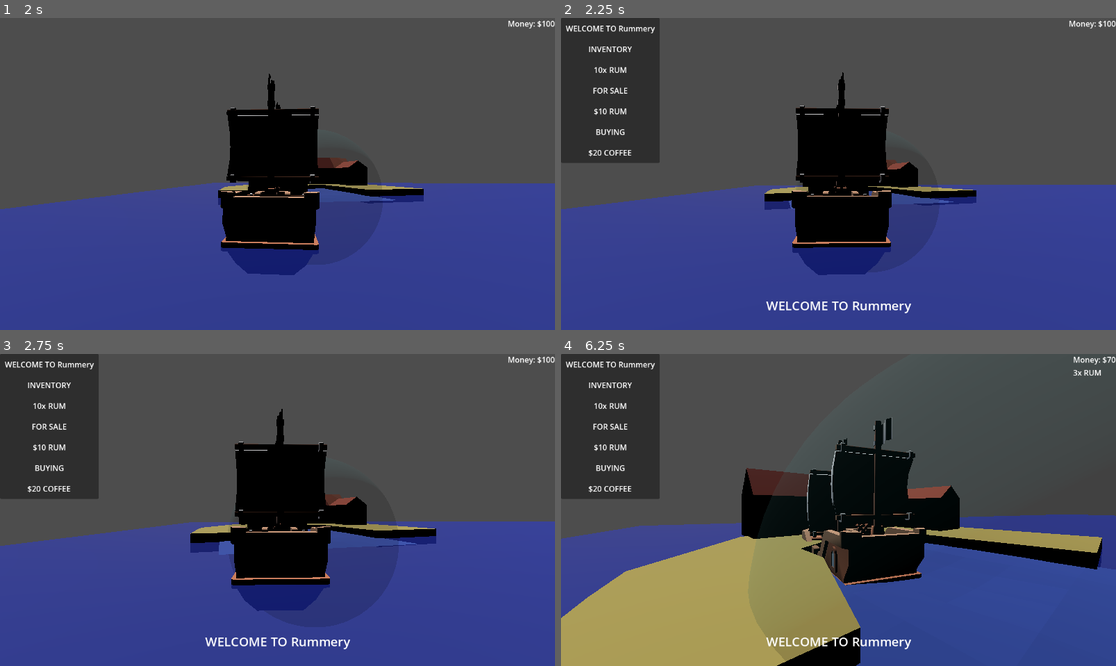
Above: before the commit, frames 1-4 (two rows, left to right).
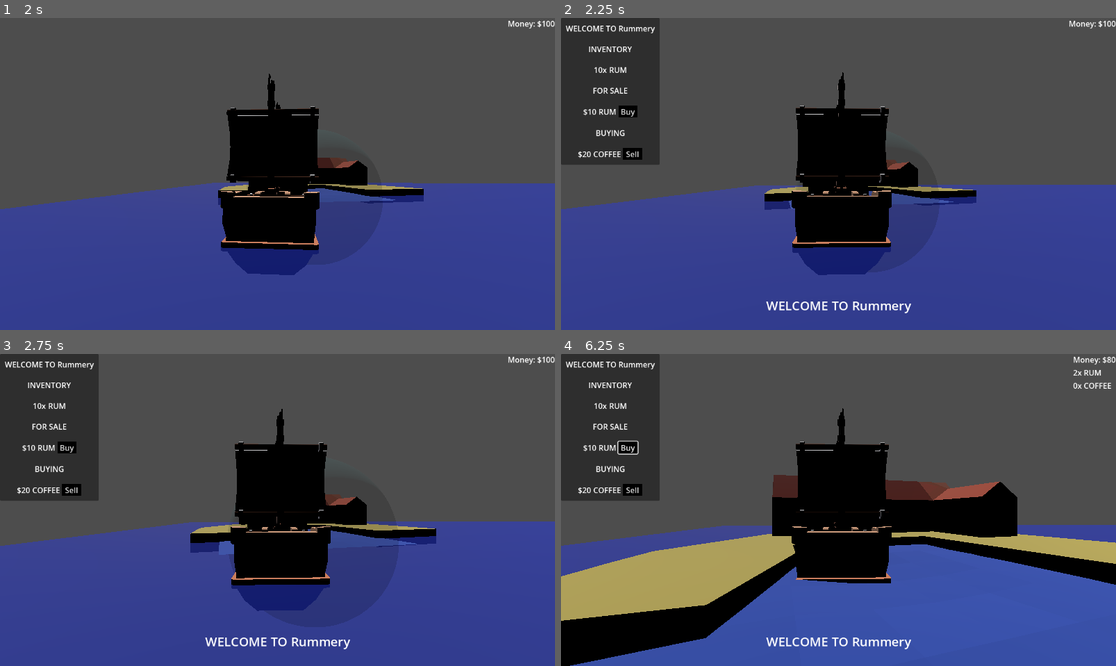
Above: after the commit, the same moments.

Repository: josephshell/UnnamedSailingGame
Game: Godot game, scene res://scenes/Main.tscn
The game is run twice, just before and just after one commit, with the same random seed, the same clock (stepped at 60 frames per second) and the same inputs.
Inputs (mouse positions are in pixels of both pictures, inside the frame that each line leads up to):
- Up to frame 1 (2 s): move the mouse to (305, 174) at 0.52 s; hold E (interact) 0.53-1.28 s; hold W (move_forward) from 0.53 s (still down); tap Space (jump) at 0.77, 1.52 s; move the mouse to (249, 174) at 1.27 s; tap E (interact) at 1.35 s
- Up to frame 2 (2.25 s): keep holding W (move_forward); move the mouse to (849, 167) at 2.02 s; hold E (interact) from 2.03 s (still down)
- Up to frame 3 (2.75 s): keep holding W (move_forward); keep holding E (interact)
- Up to frame 4 (6.25 s): release W (move_forward) at 2.75 s; release E (interact) at 2.75 s; click (627, 447) at 2.75 s, where only the run after the commit has a clickable "Buy"; click (633, 491) at 3.5 s, where only the run after the commit has a clickable "Sell"; move the mouse to (832, 516) at 4.27 s; hold W (move_forward) from 4.28 s (still down); tap E (interact) at 4.35, 5.85 s; tap Space (jump) at 4.52, 5.27, 6.02 s; move the mouse to (877, 513) at 5.02 s; hold E (interact) 5.03-5.78 s; tap Tab (toggle_inventory) at 5.65 s; move the mouse to (794, 506) at 5.77 s

Frame 1 is identical in both runs. In frame 2, 0.6% of the frame differs, in the area x 0-18%, y 28-47%; in frame 3, 0.6%; in frame 4, 31%, in the area x 0-100%, y 0-100%.

Commit message:
Added functional trading system with money, stock, and prices

Diff:
--- a/scenes/Main.tscn
+++ b/scenes/Main.tscn
@@ -35,12 +35,14 @@
 max_speed = 15.0
 metadata/_custom_type_script = "uid://c1xlsw4e8yell"
 
-[node name="CameraController" type="Node" parent="." unique_id=106433622 node_paths=PackedStringArray("character", "camera")]
+[node name="CameraController" type="Node" parent="." unique_id=1466040527 node_paths=PackedStringArray("character", "camera")]
+unique_name_in_owner = true
 script = ExtResource("4_bl3fu")
 character = NodePath("../Boat")
 camera = NodePath("../Camera3D")
 base_follow_distance = 30.0
 camera_aim_height = 10.0
+metadata/_custom_type_script = "uid://qansd3eut74p"
 
 [node name="Camera3D" type="Camera3D" parent="." unique_id=2011833120]
 transform = Transform3D(1, 0, 0, 0, 1, 0, 0, 0, 1, 2.3266363, 5.895201, 5.9076767)
@@ -135,3 +137,5 @@
 [connection signal="interact_pressed" from="InputComponent" to="." method="_on_input_component_interact_pressed"]
 [connection signal="mouse_moved" from="InputComponent" to="CameraController" method="_on_input_component_mouse_moved"]
 [connection signal="movement_pressed" from="InputComponent" to="MovementComponent" method="_on_input_component_movement_pressed"]
+[connection signal="buy_button_pressed" from="ShopUI" to="." method="_on_shop_ui_buy_button_pressed"]
+[connection signal="sell_button_pressed" from="ShopUI" to="." method="_on_shop_ui_sell_button_pressed"]
--- a/scenes/main.gd
+++ b/scenes/main.gd
@@ -11,6 +11,7 @@
 @onready var player_trade_inventory: TradeInventory = %PlayerTradeInventory
 
 @onready var movement_component: MovementComponent = %MovementComponent
+@onready var camera_controller = %CameraController
 @onready var boat: Boat = %Boat
 
 var near_shop: TradingPost
@@ -43,18 +44,22 @@
 	shop_ui.show()
 	shop_name_ui.show()
 	near_shop = trading_post
+	confine_mouse()
 
 func _on_boat_player_left_post():
 	shop_ui.hide()
 	shop_name_ui.hide()
 	shop_name_label.text = "ERROR"
 	near_shop = null
+	capture_mouse()
 
-func shop(trading_post: TradingPost):
-	print("Player wants to shop at ", trading_post.trading_post_name)
-	var item_to_buy: Enums.TradeItem = get_first_sellable_item(trading_post)
-	if can_player_afford(item_to_buy, trading_post):
-		purchase(item_to_buy, trading_post)
+func capture_mouse():
+	camera_controller.is_camera_locked = false
+	Input.mouse_mode = Input.MOUSE_MODE_CAPTURED
+
+func confine_mouse():
+	camera_controller.is_camera_locked = true
+	Input.mouse_mode = Input.MOUSE_MODE_CONFINED
 
 func get_first_sellable_item(trading_post: TradingPost) -> Enums.TradeItem:
 	for item in trading_post.trade_inventory.inventory:
@@ -66,22 +71,95 @@
 	var cost = at_shop.trade_inventory.willing_to_sell[trade_item]
 	return cost != TradeInventory.NOT_AVAILABLE and player_trade_inventory.money >= cost
 
-func purchase(trade_item: Enums.TradeItem, at_shop: TradingPost):
-	var cost = at_shop.trade_inventory.willing_to_sell[trade_item]
-	if cost != TradeInventory.NOT_AVAILABLE:
-		player_trade_inventory.money = max(player_trade_inventory.money - cost, 0)
-		var current_inventory = player_trade_inventory.inventory.get_or_add(trade_item, 0)
-		player_trade_inventory.inventory[trade_item] += 1
-		player_hud.set_player_inventory(player_trade_inventory)
+func buy(trade_item: Enums.TradeItem, at_shop: TradingPost):
+	var abort_trade: bool = false
+	# check if shop sells trade_item
+	if not at_shop.is_item_for_sale(trade_item):
+		print("Shop %s is not selling %s" % [at_shop.trading_post_name, Enums.TradeItem.find_key(trade_item)])
+		abort_trade = true
+
+	# determine buy price
+	var buy_price = at_shop.trade_inventory.willing_to_sell.get_or_add(trade_item, TradeInventory.NOT_AVAILABLE)
+	if buy_price == TradeInventory.NOT_AVAILABLE:
+		print("Shop %s is not selling %s" % [at_shop.trading_post_name, Enums.TradeItem.find_key(trade_item)])
+		abort_trade = true
+
+	# check if player can afford transaction
+	if player_trade_inventory.money < buy_price:
+		printerr("Player failed to buy item, not enough money to cover transaction")
+		abort_trade = true
+
+	# check if shop has item in inventory
+	var shop_current_count: int = at_shop.trade_inventory.inventory.get_or_add(trade_item, 0)
+	if shop_current_count <= 0:
+		printerr("Shop failed to sell item, no stock")
+		abort_trade = true
+
+	if abort_trade:
+		printerr("Transaction failed, aborting trade")
+		return
+
+	# transfer items from shop to player
+	at_shop.trade_inventory.inventory[trade_item] = max(shop_current_count - 1, 0)
+	player_trade_inventory.inventory[trade_item] = player_trade_inventory.inventory.get_or_add(trade_item, 0) + 1
+
+	# transfer money from player to shop
+	at_shop.trade_inventory.money += buy_price
+	player_trade_inventory.money = max(player_trade_inventory.money - buy_price, 0)
+
+	player_hud.set_player_inventory(player_trade_inventory)
+
+func sell(trade_item: Enums.TradeItem, at_shop: TradingPost):
+	var abort_trade: bool = false
+	# check if shop wants trade_item
+	if not at_shop.is_item_wanted(trade_item):
+		print("Shop %s is not buying %s" % [at_shop.trading_post_name, Enums.TradeItem.find_key(trade_item)])
+		abort_trade = true
+
+	# determine sell price
+	var sale_price = at_shop.trade_inventory.willing_to_buy.get_or_add(trade_item, TradeInventory.NOT_AVAILABLE)
+	if sale_price == TradeInventory.NOT_AVAILABLE:
+		print("Shop %s is not buying %s" % [at_shop.trading_post_name, Enums.TradeItem.find_key(trade_item)])
+		abort_trade = true
+
+	# check if shop can afford transaction
+	if at_shop.trade_inventory.money < sale_price:
+		printerr("Shop failed to buy item, not enough money to cover transaction")
+		abort_trade = true
+
+	# check if player has item in inventory
+	var player_current_count: int = player_trade_inventory.inventory.get_or_add(trade_item, 0)
+	if player_current_count <= 0:
+		printerr("Player failed to sell item, no stock")
+		abort_trade = true
+
+	if abort_trade:
+		printerr("Transaction failed, aborting trade")
+		return
+
+	# transfer items
+	player_trade_inventory.inventory[trade_item] = max(player_current_count - 1, 0)
+	at_shop.trade_inventory.inventory[trade_item] = at_shop.trade_inventory.inventory.get_or_add(trade_item, 0) + 1
+
+	# transfer money
+	player_trade_inventory.money += sale_price
+	at_shop.trade_inventory.money = max(at_shop.trade_inventory.money - sale_price, 0)
+
+	player_hud.set_player_inventory(player_trade_inventory)
+
+
+#region shopUI signals
+func _on_shop_ui_buy_button_pressed(trade_item):
+	if near_shop:
+		buy(trade_item, near_shop)
 	else:
-		printerr(
-			"Failed to purchase %s at shop %s. Price was not available." % \
-				[Enums.TradeItem.find_key(trade_item), at_shop.trading_post_name]
-		)
+		push_error("Cannot buy %s, no shop nearby" % Enums.TradeItem.find_key(trade_item))
 
-#region InputComponent
-func _on_input_component_interact_pressed():
-	if near_shop != null:
-		shop(near_shop)
+func _on_shop_ui_sell_button_pressed(trade_item):
+	print("selling ", Enums.TradeItem.find_key(trade_item))
+	if near_shop:
+		sell(trade_item, near_shop)
+	else:
+		push_error("Cannot sell %s, no valid shop nearby" % Enums.TradeItem.find_key(trade_item))
 
 #endregion
--- a/scenes/player/camera_controller.gd
+++ b/scenes/player/camera_controller.gd
@@ -1,4 +1,4 @@
-extends Node
+class_name CameraController extends Node
 
 @export var character: Node3D
 @export var camera: Camera3D
@@ -13,6 +13,8 @@
 
 var max_pitch: float = deg_to_rad(75.0)
 var min_pitch: float = deg_to_rad(-10.0)
+
+var is_camera_locked: bool = false
 
 # Called when the node enters the scene tree for the first time.
 func _ready():
@@ -29,7 +31,7 @@
 
 
 func _on_input_component_mouse_moved(scaled_relative_movement: Vector2) -> void:
-	if camera:
+	if camera and not is_camera_locked:
 		var camera_yaw = scaled_relative_movement.x * camera_sensitivity
 		handle_yaw(camera_yaw)
 		var current_pitch = calculate_current_pitch()
--- /dev/null
+++ b/scenes/trade/shop_button.tscn
@@ -0,0 +1,9 @@
+[gd_scene format=3 uid="uid://brqfslk3rb0lk"]
+
+[sub_resource type="StyleBoxFlat" id="StyleBoxFlat_fih8t"]
+bg_color = Color(0, 0, 0, 1)
+
+[node name="ShopButton" type="Button" unique_id=1700510820]
+custom_minimum_size = Vector2(40, 25)
+theme_override_styles/normal = SubResource("StyleBoxFlat_fih8t")
+text = "Buy"
--- a/scenes/trade/shop_ui.gd
+++ b/scenes/trade/shop_ui.gd
@@ -1,9 +1,15 @@
 class_name ShopUI extends CanvasLayer
+
+signal buy_button_pressed(trade_item: Enums.TradeItem)
+signal sell_button_pressed(trade_item: Enums.TradeItem)
 
 @onready var inventory_items: VBoxContainer = %InventoryItems
 @onready var sale_items: VBoxContainer = %SaleItems
 @onready var buy_items: VBoxContainer = %BuyItems
 @onready var shop_name_label: Label = %ShopName
+
+const SHOP_BUTTON = preload("uid://brqfslk3rb0lk")
+
 
 func populate(trading_post: TradingPost):
 	var trade_inventory = trading_post.trade_inventory
@@ -36,8 +42,11 @@
 		item_price_label.text = "$%d" % price
 		var name_label = Label.new()
 		name_label.text = Enums.TradeItem.find_key(item)
+		var buy_button: Button = SHOP_BUTTON.instantiate()
+		buy_button.pressed.connect(func(): buy_button_pressed.emit(item))
 		h_box_container.add_child(item_price_label)
 		h_box_container.add_child(name_label)
+		h_box_container.add_child(buy_button)
 		sale_items.add_child(h_box_container)
 
 
@@ -50,8 +59,12 @@
 		item_price_label.text = "$%d" % price
 		var name_label = Label.new()
 		name_label.text = Enums.TradeItem.find_key(item)
+		var sell_button: Button = SHOP_BUTTON.instantiate()
+		sell_button.pressed.connect(func(): sell_button_pressed.emit(item))
+		sell_button.text = "Sell"
 		h_box_container.add_child(item_price_label)
 		h_box_container.add_child(name_label)
+		h_box_container.add_child(sell_button)
 		buy_items.add_child(h_box_container)
 
 func _new_centered_h_box_container() -> HBoxContainer:
--- a/scenes/trade/shop_ui.tscn
+++ b/scenes/trade/shop_ui.tscn
@@ -1,6 +1,7 @@
 [gd_scene format=3 uid="uid://b665daxdyt8i5"]
 
 [ext_resource type="Script" uid="uid://d0x8exdetqm1e" path="res://scenes/trade/shop_ui.gd" id="1_slvno"]
+[ext_resource type="PackedScene" uid="uid://brqfslk3rb0lk" path="res://scenes/trade/shop_button.tscn" id="2_bb5rw"]
 
 [node name="ShopUI" type="CanvasLayer" unique_id=2123106438]
 script = ExtResource("1_slvno")
@@ -70,6 +71,9 @@
 layout_mode = 2
 text = "Item 1"
 
+[node name="ShopButton" parent="PanelContainer/MarginContainer/VBoxContainer/SaleItems/HBoxContainer" unique_id=1700510820 instance=ExtResource("2_bb5rw")]
+layout_mode = 2
+
 [node name="BuyingDivider" type="Label" parent="PanelContainer/MarginContainer/VBoxContainer" unique_id=117780143]
 layout_mode = 2
 text = "BUYING"
@@ -90,3 +94,7 @@
 [node name="ItemLabel" type="Label" parent="PanelContainer/MarginContainer/VBoxContainer/BuyItems/HBoxContainer2" unique_id=1835316338]
 layout_mode = 2
 text = "Item 2"
+
+[node name="ShopButton2" parent="PanelContainer/MarginContainer/VBoxContainer/BuyItems/HBoxContainer2" unique_id=1057820352 instance=ExtResource("2_bb5rw")]
+layout_mode = 2
+text = "Sell"
--- a/scenes/trade/trade_inventory.gd
+++ b/scenes/trade/trade_inventory.gd
@@ -7,10 +7,10 @@
 ## does not possess may not be present in the keys of this dictionary.
 @export var inventory: Dictionary[Enums.TradeItem, int] = {}
 ## A dictionary of item type to sell value at this vendor. Items the
-## the vendor does not sell will appear as price -999
+## the vendor does not sell will appear as price [param TradeInventory.NOT_AVAILABLE]
 @export var willing_to_sell: Dictionary[Enums.TradeItem, int] = {}
 ## A dictionary of item type to the price this vendor will buy an item.
-## Items the vendor will not buy will appear as price -999
+## Items the vendor will not buy will appear as price [param TradeInventory.NOT_AVAILABLE]
 @export var willing_to_buy: Dictionary[Enums.TradeItem, int] = {}
 
 var money: int
--- a/scenes/trade/trading_post.gd
+++ b/scenes/trade/trading_post.gd
@@ -13,3 +13,18 @@
 	area_exited.connect(func(area):
 		trading_post_exited.emit(self, area)
 	)
+
+func is_item_wanted(trade_item: Enums.TradeItem) -> bool:
+	return _has_buy_price(trade_item)
+
+func _has_buy_price(trade_item: Enums.TradeItem) -> bool:
+	return trade_inventory.willing_to_buy.get_or_add(trade_item, TradeInventory.NOT_AVAILABLE) != TradeInventory.NOT_AVAILABLE
+
+func is_item_for_sale(trade_item: Enums.TradeItem) -> bool:
+	return _item_in_inventory(trade_item) and _has_sale_price(trade_item)
+
+func _item_in_inventory(trade_item: Enums.TradeItem) -> bool:
+	return trade_inventory.inventory.get_or_add(trade_item, 0) != 0
+
+func _has_sale_price(trade_item: Enums.TradeItem) -> bool:
+	return trade_inventory.willing_to_sell.get_or_add(trade_item, TradeInventory.NOT_AVAILABLE) != TradeInventory.NOT_AVAILABLE
